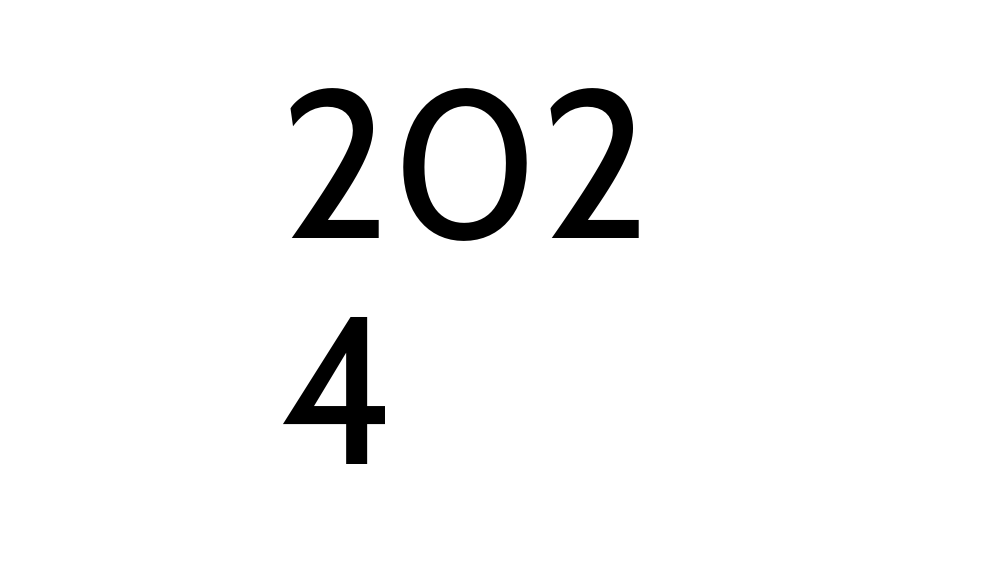
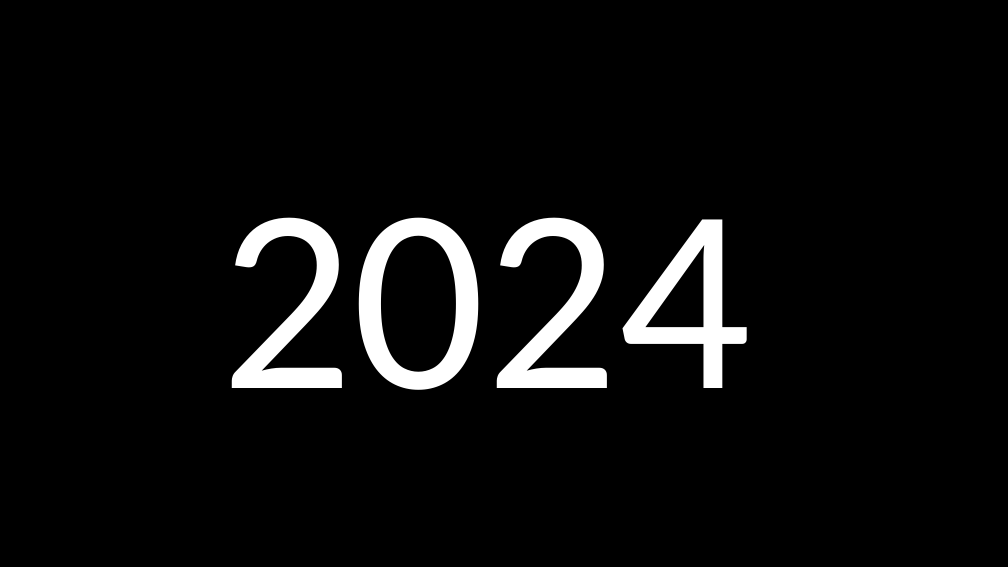
Before and after one commit to janettelau/consumer_complaints, a slide deck: slide 3 of Consumer Complaints.pptx (slide 2 before the commit). Drawn at 1008x567 pixels with LibreOffice and Linux fonts; fonts in the diff are those of the drawing; background and template pictures are left out. Boxes give left, top, right and bottom in pixels: in the first picture for what was removed or moved away, otherwise in the second. Text is boxed around its words. In the diff, an @@ line names an element or a change of style, - is before the commit and + after.

Commit message:
Updated the design of the powerpoint

```diff
--- a/Consumer Complaints.pptx
+++ b/Consumer Complaints.pptx
@@ background #FFFFFF to picture (left out) @@
@@ title "2024": place and size @@
-title "2024" at (273, 229, 771, 339)
+title "2024" at (220, 217, 751, 390)
@@ title "2024" at (220, 217, 751, 390): size 200 to 250 pt, font Cabin to Calibri, text colour #000000 to #FFFFFF; line spacing 0.9 to 1 @@
```
Also in this commit, not shown: 6 other slides changed, 7 slides added.
